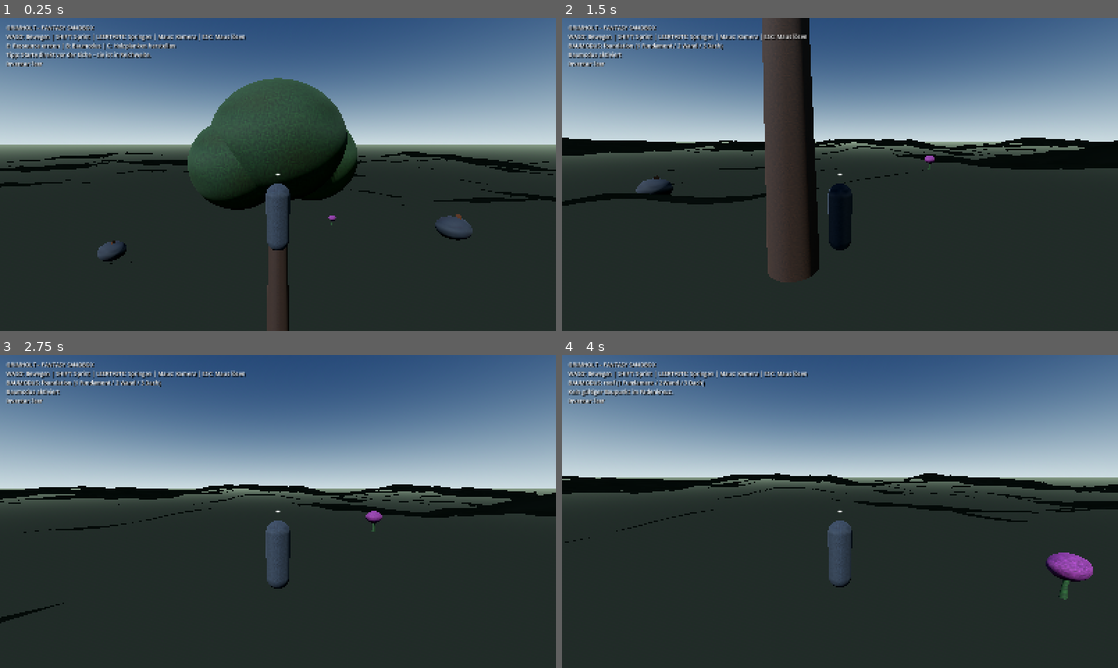
Above: before the commit, frames 1-4 (two rows, left to right).
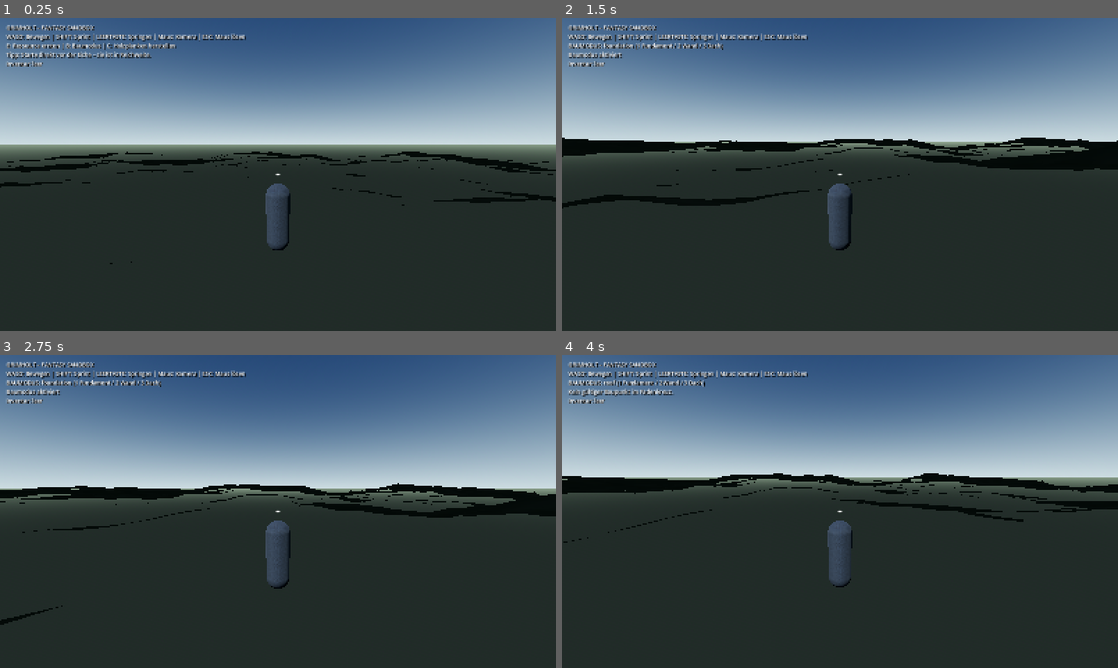
Above: after the commit, the same moments.

Repository: HazelTheSquirrel/Grimholt-Test
Game: Godot game, scene res://scenes/main.tscn
Same seed, same stepped clock (60 frames per second), same inputs: the game is played once before the commit and once after it.
Inputs (mouse positions are in pixels of both pictures, inside the frame that each line leads up to):
- Up to frame 1 (0.25 s): no input
- Up to frame 2 (1.5 s): tap Enter at 0.5 s; move the mouse to (867, 174) at 0.52 s; hold W (move_forward) from 0.53 s (still down); tap E at 0.6 s; click (867, 174) at 0.67 s; tap Space at 0.77 s; move the mouse to (812, 174) at 1.27 s; tap B at 1.35 s
- Up to frame 3 (2.75 s): keep holding W (move_forward); tap Space at 1.52 s; move the mouse to (289, 505) at 2.02 s; tap 1 at 2.1 s
- Up to frame 4 (4 s): keep holding W (move_forward); move the mouse to (834, 517) at 2.77 s; tap 2 at 2.85 s; click (834, 517) at 2.92 s; tap Space at 3.02, 3.77 s; move the mouse to (878, 514) at 3.52 s; tap 3 at 3.6 s

The runs differ from the first frame. In frame 1, 8.7% of the frame differs, in the area x 17-85%, y 19-100%; in frame 2, 7.5%; in frame 3, 0.6%; in frame 4, 1.3%.
Error after the commit: Parse Error: Identifier "ConeMesh" not declared in the current scope. (res://scripts/world/resource_node.gd:75)

Commit message:
Give tree species distinct silhouettes and readable material texture

Diff:
--- a/Grimholt/scripts/world/resource_node.gd
+++ b/Grimholt/scripts/world/resource_node.gd
@@ -25,6 +25,11 @@
     texture.width = 128
     texture.height = 128
     texture.noise = noise
+    var ramp := Gradient.new()
+    ramp.set_color(0, Color(0.72, 0.74, 0.68, 1.0))
+    ramp.add_point(0.5, Color(0.88, 0.90, 0.84, 1.0))
+    ramp.set_color(1, Color(1.0, 1.0, 1.0, 1.0))
+    texture.color_ramp = ramp
     var material := StandardMaterial3D.new()
     material.albedo_color = base_color
     material.albedo_texture = texture
@@ -51,24 +56,49 @@
         trunk_shape.height = 7.4
         collision.shape = trunk_shape
         collision.position.y = 3.7
+        var bark_color := Color(0.30, 0.18, 0.10)
+        var foliage_color := Color(0.12, 0.30, 0.12)
+        if display_name == "Birke":
+            bark_color = Color(0.72, 0.70, 0.61)
+            foliage_color = Color(0.28, 0.43, 0.20)
+        elif display_name == "Fichte":
+            bark_color = Color(0.24, 0.15, 0.10)
+            foliage_color = Color(0.08, 0.24, 0.16)
         var trunk := CylinderMesh.new()
         trunk.top_radius = 0.28
         trunk.bottom_radius = 0.48
         trunk.height = 7.4
-        _add_mesh(trunk, "TreeTrunk", Vector3(0, 3.7, 0), _textured_material(Color(0.30, 0.18, 0.10), 0.2))
-        var foliage := _textured_material(Color(0.12, 0.30, 0.12), 0.07)
-        var crown := SphereMesh.new()
-        crown.radius = 2.4
-        crown.height = 4.2
-        _add_mesh(crown, "TreeCrown", Vector3(0, 8.0, 0), foliage)
-        var crown_left := SphereMesh.new()
-        crown_left.radius = 1.65
-        crown_left.height = 3.1
-        _add_mesh(crown_left, "TreeCrownLeft", Vector3(-1.35, 7.25, 0.45), foliage)
-        var crown_right := SphereMesh.new()
-        crown_right.radius = 1.7
-        crown_right.height = 3.2
-        _add_mesh(crown_right, "TreeCrownRight", Vector3(1.25, 7.4, -0.35), _textured_material(Color(0.17, 0.36, 0.14), 0.09))
+        _add_mesh(trunk, "TreeTrunk", Vector3(0, 3.7, 0), _textured_material(bark_color, 0.2))
+        var foliage := _textured_material(foliage_color, 0.07)
+        if display_name == "Fichte":
+            for tier_index in range(4):
+                var tier := ConeMesh.new()
+                tier.bottom_radius = 2.5 - float(tier_index) * 0.38
+                tier.top_radius = 0.05
+                tier.height = 2.8
+                _add_mesh(tier, "SpruceTier%d" % tier_index, Vector3(0, 4.8 + float(tier_index) * 1.15, 0), foliage)
+        elif display_name == "Birke":
+            var birch_crown := SphereMesh.new()
+            birch_crown.radius = 1.65
+            birch_crown.height = 5.4
+            _add_mesh(birch_crown, "BirchCrown", Vector3(0, 8.0, 0), foliage)
+            var birch_side := SphereMesh.new()
+            birch_side.radius = 1.35
+            birch_side.height = 3.0
+            _add_mesh(birch_side, "BirchCrownSide", Vector3(0.8, 7.5, 0.2), foliage)
+        else:
+            var crown := SphereMesh.new()
+            crown.radius = 2.4
+            crown.height = 4.2
+            _add_mesh(crown, "TreeCrown", Vector3(0, 8.0, 0), foliage)
+            var crown_left := SphereMesh.new()
+            crown_left.radius = 1.65
+            crown_left.height = 3.1
+            _add_mesh(crown_left, "TreeCrownLeft", Vector3(-1.35, 7.25, 0.45), foliage)
+            var crown_right := SphereMesh.new()
+            crown_right.radius = 1.7
+            crown_right.height = 3.2
+            _add_mesh(crown_right, "TreeCrownRight", Vector3(1.25, 7.4, -0.35), _textured_material(Color(0.17, 0.36, 0.14), 0.09))
     elif resource_id == "iron_vein":
         var sphere := SphereShape3D.new()
         sphere.radius = 1.1
